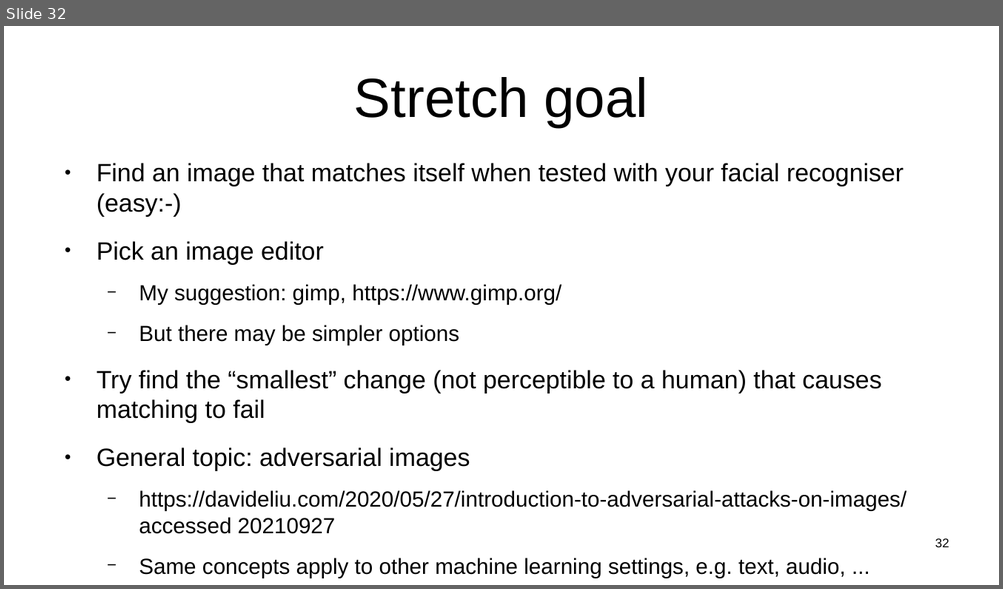
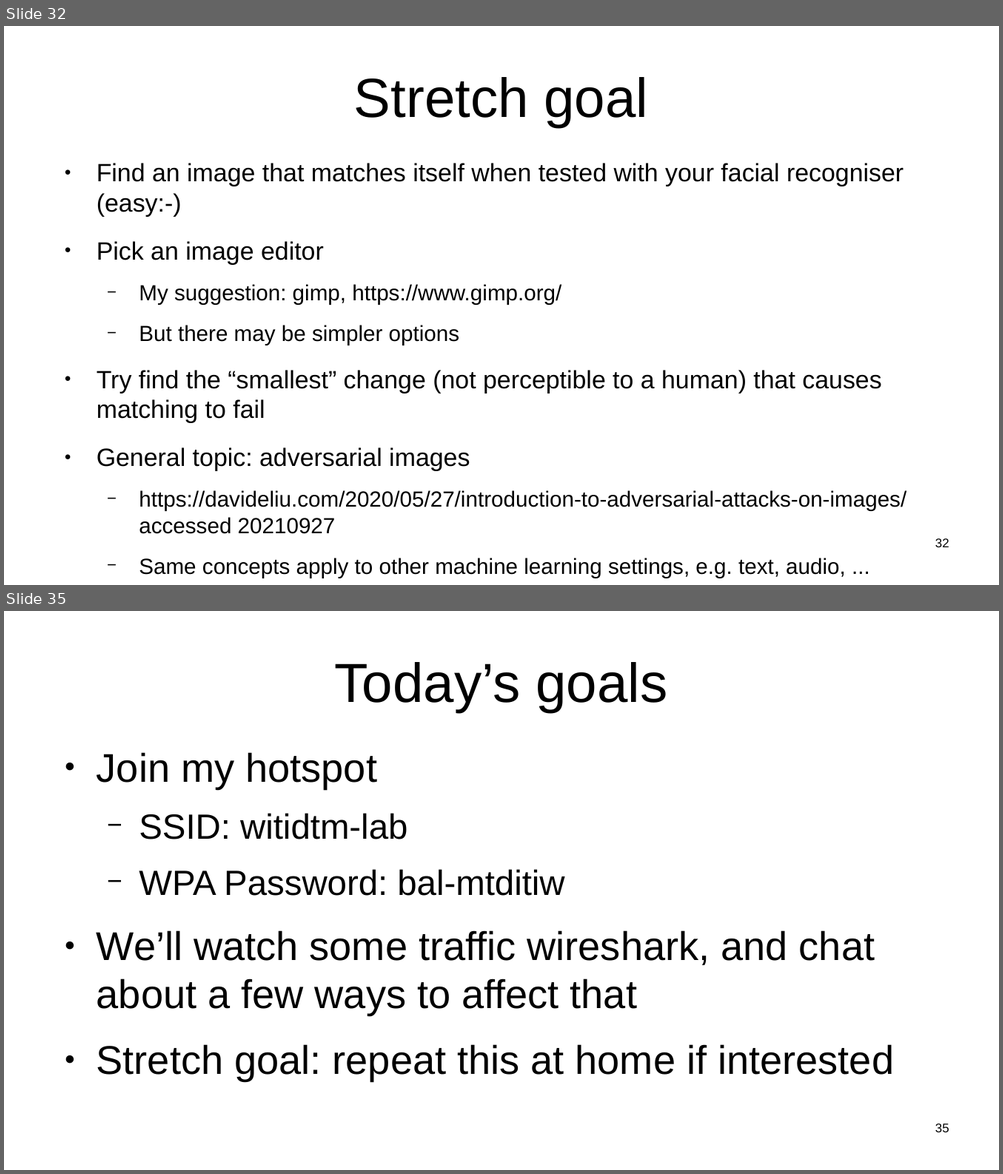
Before and after one commit to sftcd/witidtm, a slide deck: lectures/2021-2022/labs.odp. Shown one above the other, each under a label of ours: slide 32 before the commit, slides 32 and 35 after it; the slides between them are not shown. The pictures are 1003x589 and 1003x1174 pixels, drawn with LibreOffice and Linux fonts; fonts in the diff are those of the drawing. Boxes give left, top, right and bottom in pixels: in the first picture for what was removed or moved away, otherwise in the second. Text is boxed around its words. In the diff, an @@ line names an element or a change of style, - is before the commit and + after.

```diff
--- a/lectures/2021-2022/labs.odp
+++ b/lectures/2021-2022/labs.odp
@@ slide 35 added at [4, 611, 999, 1170], background #FFFFFF @@
@@ title added at [335, 662, 667, 712], 44 pt, text #000000 @@
+Today’s goals
@@ text added at [96, 752, 893, 1081], 32 pt, text #000000 @@
+● Join my hotspot
+  − SSID: witidtm-lab
+  − WPA Password: bal-mtditiw
+● We’ll watch some traffic wireshark, and chat about a few ways to affect that
+● Stretch goal: repeat this at home if interested
@@ page number added at [935, 1124, 949, 1133], 10 pt, text #000000 @@
+35
```
Also in this commit, not shown: 10 other slides added, 3 other files.
